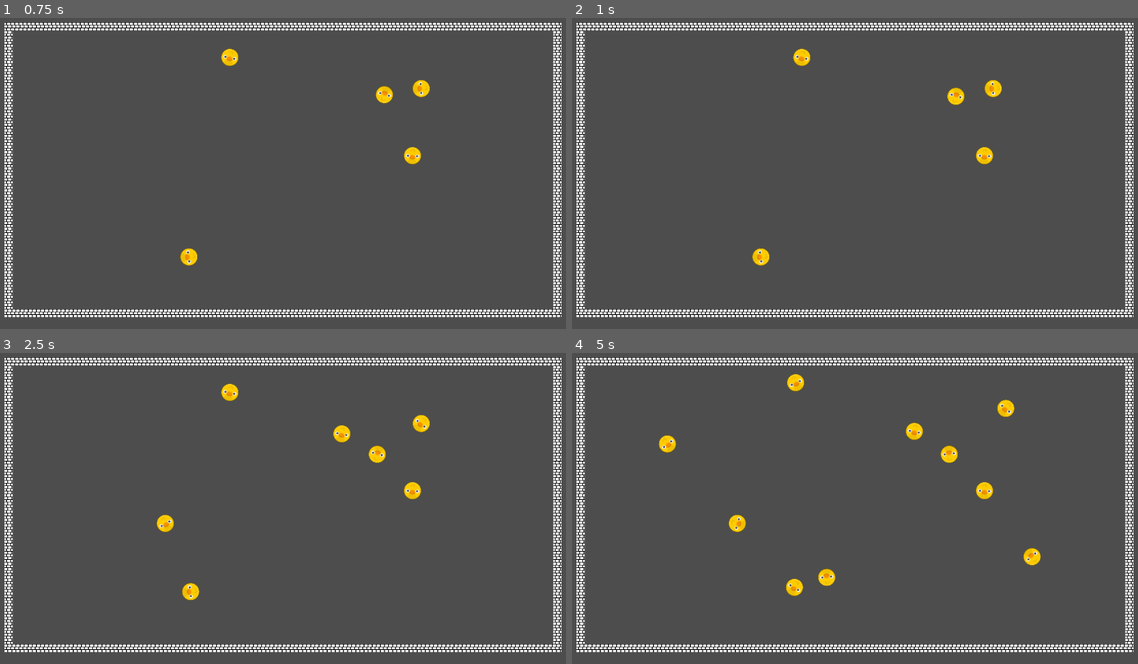
Above: before the commit, frames 1-4 (two rows, left to right).
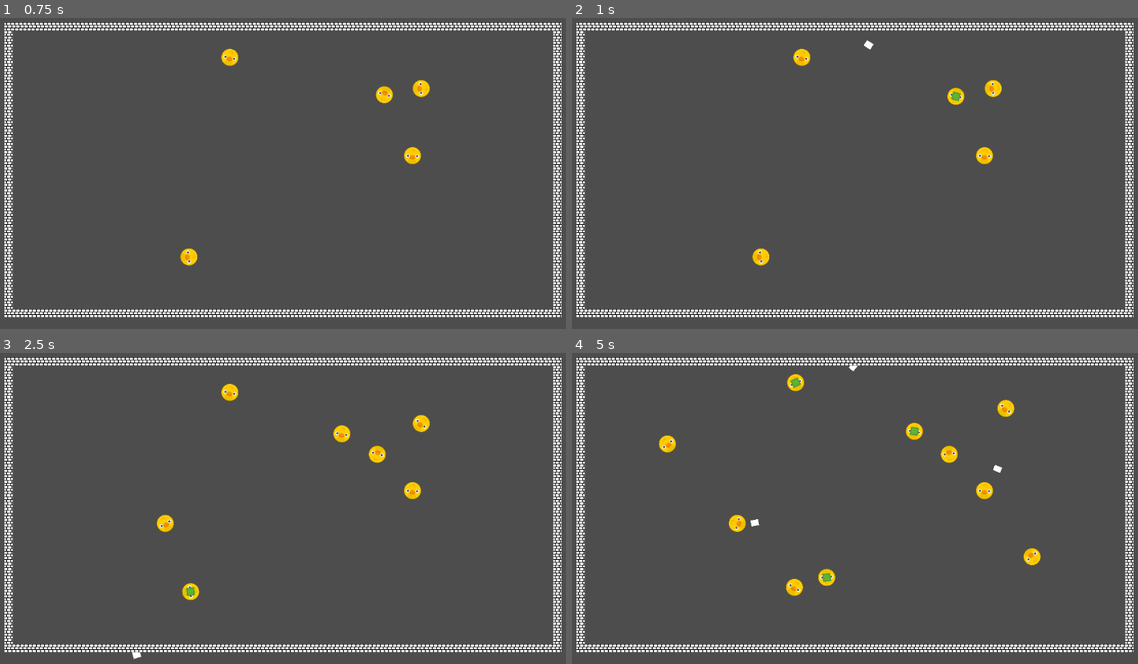
Above: after the commit, the same moments.

Repository: mapsandapps/robins
Game: Godot game, scene res://scenes/game.tscn
Two runs of this game, one before a commit and one after it. Both use one fixed random seed, a clock stepped at 60 frames per second and the inputs below.
Inputs (mouse positions are in pixels of both pictures, inside the frame that each line leads up to):
- Up to frame 1 (0.75 s): tap Enter at 0.5 s; move the mouse to (413, 154) at 0.52 s; click (413, 154) at 0.6 s
- Up to frame 2 (1 s): no input
- Up to frame 3 (2.5 s): move the mouse to (164, 524) at 1.27 s; click (164, 524) at 1.35 s; tap Space at 2 s; move the mouse to (339, 433) at 2.02 s; click (339, 433) at 2.1 s
- Up to frame 4 (5 s): move the mouse to (826, 573) at 2.77 s; click (826, 573) at 2.85 s; tap Enter at 3.5 s; move the mouse to (1030, 558) at 3.52 s; click (1030, 558) at 3.6 s; tap Space at 4.25 s; move the mouse to (679, 458) at 4.27 s; click (679, 458) at 4.35 s

Frame 1 is identical in both runs. In frame 2, less than 0.1% of the frame differs, in the area x 51-69%, y 7-27%; in frame 3, less than 0.1%; in frame 4, 0.2%, in the area x 31-77%, y 4-74%.

Commit message:
Begin work on path colliders

Diff:
--- a/scenes/bird.tscn
+++ b/scenes/bird.tscn
@@ -1,7 +1,8 @@
-[gd_scene load_steps=4 format=3 uid="uid://dlnbbnapa8r4p"]
+[gd_scene load_steps=5 format=3 uid="uid://dlnbbnapa8r4p"]
 
 [ext_resource type="Texture2D" uid="uid://dhiy6k2pn0jmi" path="res://assets/chick.png" id="1_a31y3"]
 [ext_resource type="Script" path="res://scripts/bird.gd" id="1_o2ihc"]
+[ext_resource type="PackedScene" uid="uid://dhxnijcuerbqq" path="res://scenes/path.tscn" id="2_ckun7"]
 
 [sub_resource type="CircleShape2D" id="CircleShape2D_2xisu"]
 radius = 132.0
@@ -9,6 +10,7 @@
 [node name="Bird" type="CharacterBody2D"]
 scale = Vector2(0.25, 0.25)
 script = ExtResource("1_o2ihc")
+path_scene = ExtResource("2_ckun7")
 
 [node name="Sprite2D" type="Sprite2D" parent="."]
 texture = ExtResource("1_a31y3")
--- /dev/null
+++ b/scenes/path.tscn
@@ -0,0 +1,8 @@
+[gd_scene load_steps=2 format=3 uid="uid://dhxnijcuerbqq"]
+
+[ext_resource type="Texture2D" uid="uid://j77ypqdcia37" path="res://assets/tileGreen_17.png" id="1_45rhl"]
+
+[node name="Path" type="Line2D"]
+
+[node name="Sprite2D" type="Sprite2D" parent="."]
+texture = ExtResource("1_45rhl")
--- a/scripts/bird.gd
+++ b/scripts/bird.gd
@@ -1,8 +1,6 @@
 extends CharacterBody2D
 
-# TODO: remove these
-const SPEED = 0
-const JUMP_VELOCITY = 0
+@export var path_scene: PackedScene
 
 # turn
 const MIN_ROTATION = 0.1 # radians
@@ -21,6 +19,8 @@
 var remaining_move_duration = 0 # seconds
 var turn_direction = 1 # 1 or -1
 
+var path
+
 func get_is_moving():
 	return remaining_move_duration > 0
 
@@ -29,6 +29,20 @@
 	current_move = ''
 	velocity.x = 0
 	velocity.y = 0
+	if is_instance_valid(path):
+		path.queue_free()
+
+# FIXME: currently moving along with robin (among other problems)
+func spawn_path(startPos: Vector2, startRotation: float, distance: float):
+	path = path_scene.instantiate()
+	path.width = 60
+	path.add_point(startPos)
+
+	var end_point = Vector2(startPos.x + cos(startRotation - PI / 2) * distance, startPos.y + sin(startRotation - PI / 2) * distance)
+
+	path.add_point(end_point)
+
+	add_child(path)
 
 # any of the possible bird movements
 func move():
@@ -71,6 +85,8 @@
 
 	print("bird will walk ", walk_distance, " units of distance")
 
+	spawn_path(position, rotation, walk_distance)
+
 func _physics_process(delta):
 	if remaining_move_duration <= 0:
 		on_move_ended()
Binary file added: assets/tileGreen_17.png
Not shown, added: assets/tileGreen_17.png.import
